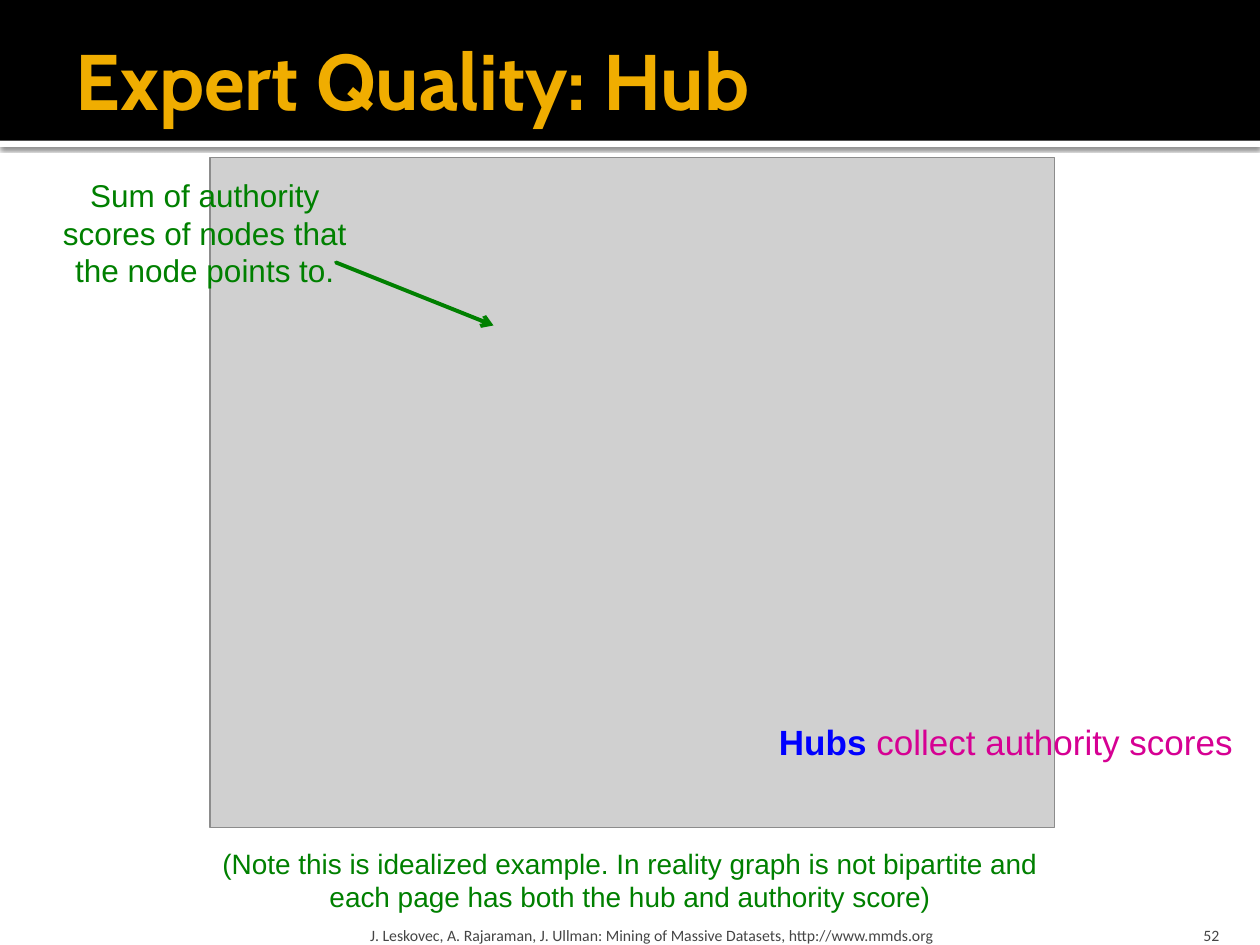
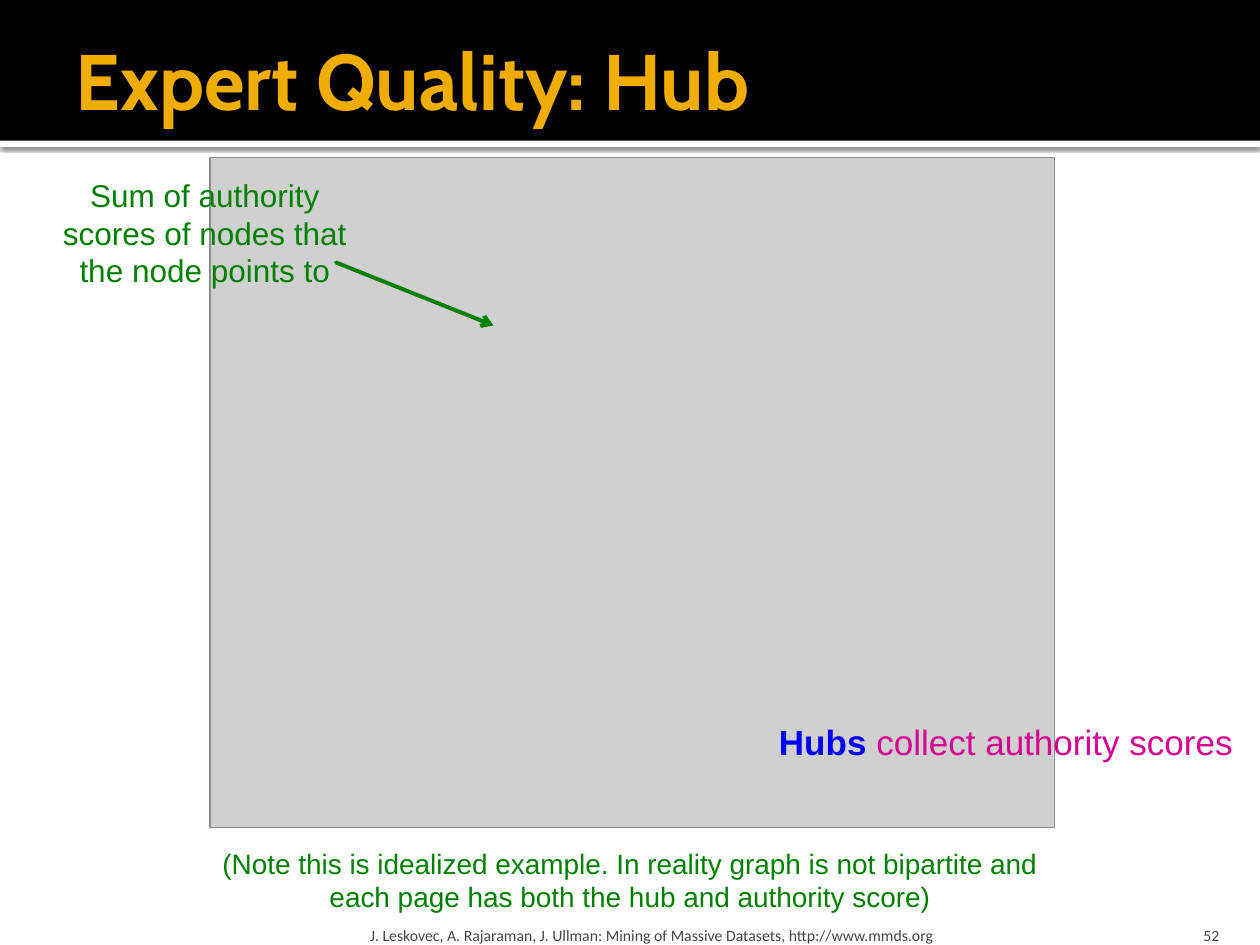
Before and after one commit to chriswjh/chriswjh.github.io, a slide deck: slide 52 of BDM/05-linkanalysis2.pptx. Drawn at 1260x945 pixels with LibreOffice and Linux fonts; fonts in the diff are those of the drawing; grey boxes stand for pictures. Boxes give left, top, right and bottom in pixels: in the first picture for what was removed or moved away, otherwise in the second. Text is boxed around its words. In the diff, an @@ line names an element or a change of style, - is before the commit and + after.

```diff
--- a/BDM/05-linkanalysis2.pptx
+++ b/BDM/05-linkanalysis2.pptx
@@ text at (63,182,346,288): text changed @@
-Sum of authority scores of nodes that the node points to.
+Sum of authority scores of nodes that the node points to
```
Also in this commit, not shown: 2 other slides changed, 1 other file.
